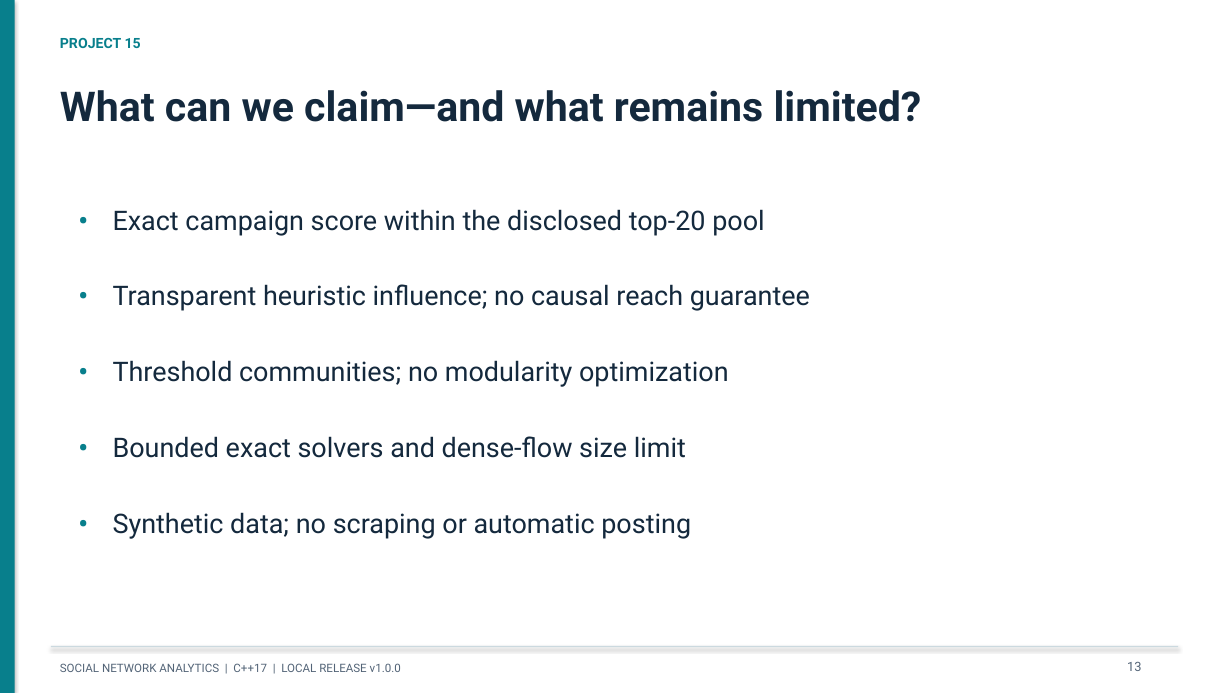
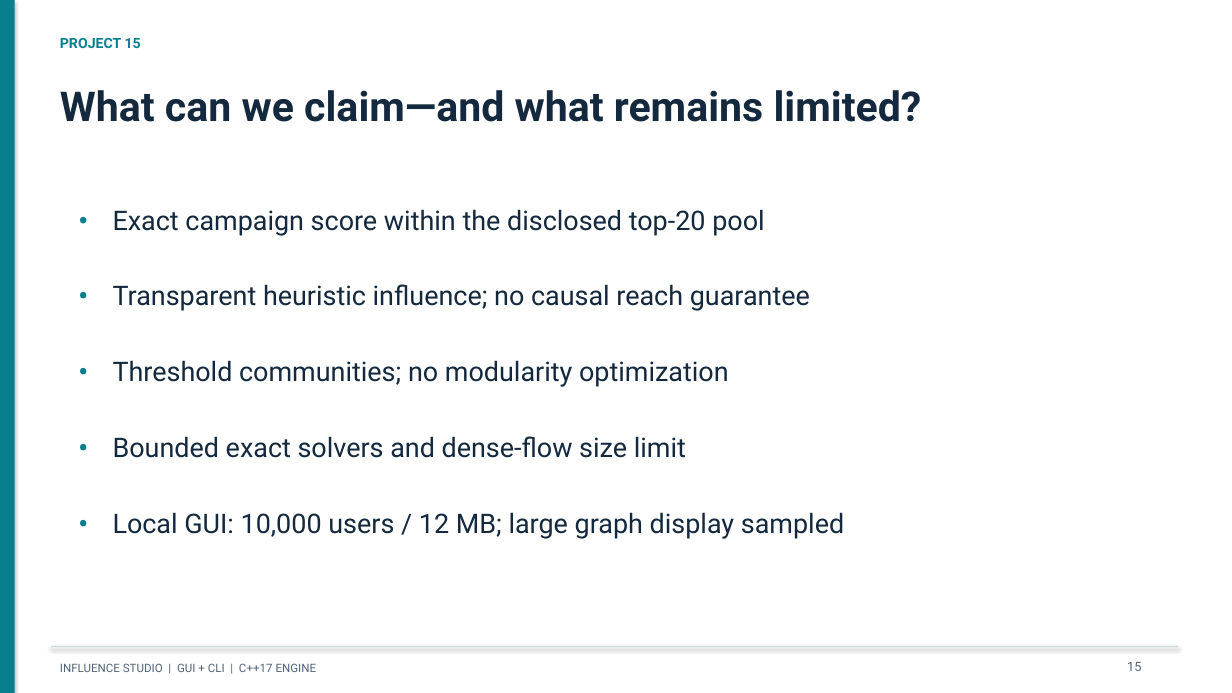
Before and after one commit to Aymuos22/nikita, a slide deck: slide 15 of docs/presentation/Project_15_Presentation.pptx (slide 13 before the commit). Drawn at 1232x693 pixels with LibreOffice and Linux fonts; fonts in the diff are those of the drawing. Boxes give left, top, right and bottom in pixels: in the first picture for what was removed or moved away, otherwise in the second. Text is boxed around its words. In the diff, an @@ line names an element or a change of style, - is before the commit and + after.

```diff
--- a/docs/presentation/Project_15_Presentation.pptx
+++ b/docs/presentation/Project_15_Presentation.pptx
@@ text at (113, 512, 844, 539): text changed @@
-Synthetic data; no scraping or automatic posting
+Local GUI: 10,000 users / 12 MB; large graph display sampled
@@ text at (60, 663, 317, 672): text changed @@
-SOCIAL NETWORK ANALYTICS | C++17 | LOCAL RELEASE v1.0.0
+INFLUENCE STUDIO | GUI + CLI | C++17 ENGINE
```
Also in this commit, not shown: 12 other slides changed, 3 slides added, 1 slide removed, 21 other files.
